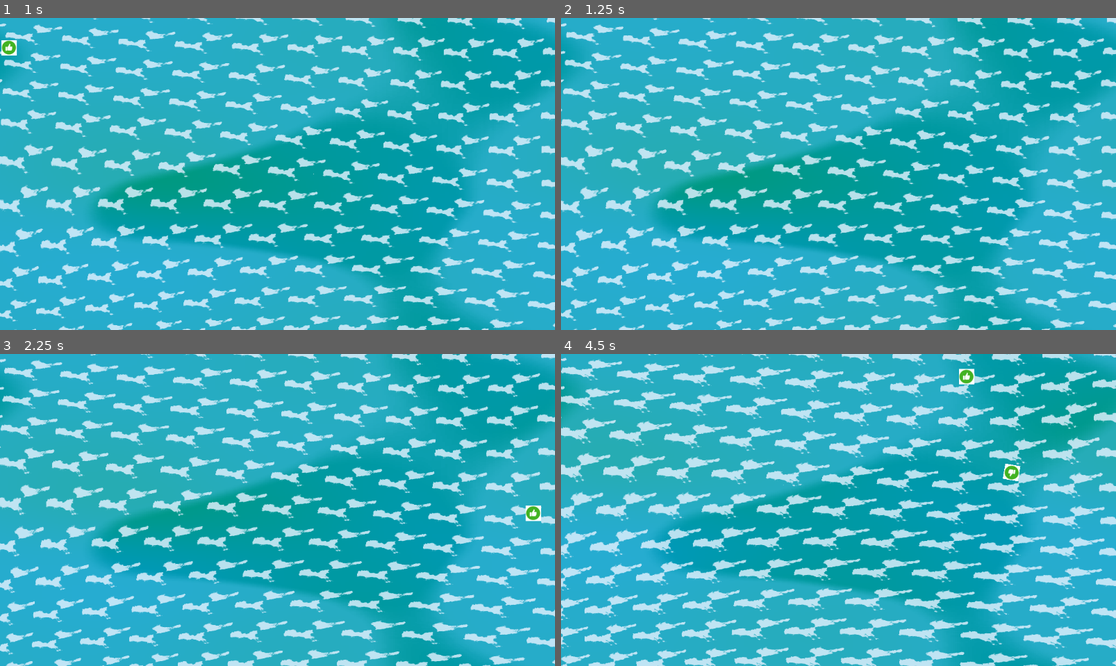
Above: before the commit, frames 1-4 (two rows, left to right).
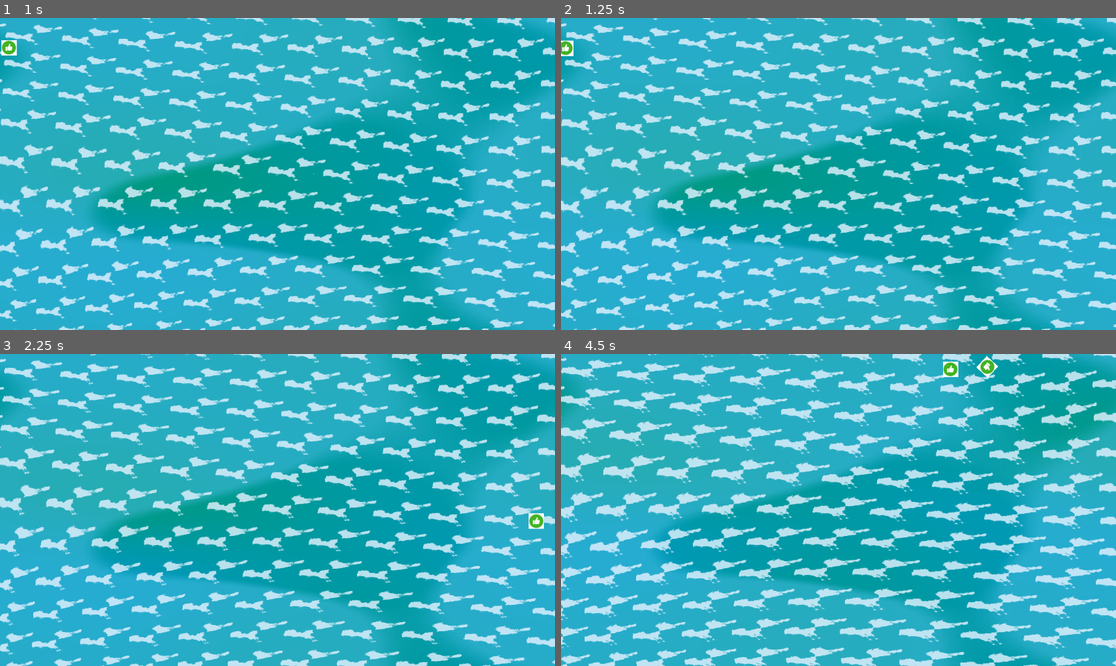
Above: after the commit, the same moments.

Repository: Of-Machines-and-Men/flotscum
Game: Godot game, scene res://scenes/levels/game_world.tscn
Same seed, same stepped clock (60 frames per second), same inputs: the game is played once before the commit and once after it.
Inputs (mouse positions are in pixels of both pictures, inside the frame that each line leads up to):
- Up to frame 1 (1 s): move the mouse to (399, 158) at 0.52 s; hold D (moveright) from 0.53 s (still down)
- Up to frame 2 (1.25 s): keep holding D (moveright)
- Up to frame 3 (2.25 s): move the mouse to (166, 525) at 1.27 s; release D (moveright) at 1.28 s; hold S (movedown) 1.28-2.03 s; move the mouse to (333, 441) at 2.02 s; hold D (moveright) from 2.03 s (still down)
- Up to frame 4 (4.5 s): move the mouse to (810, 572) at 2.77 s; release D (moveright) at 2.78 s; hold W (moveup) 2.78-3.53 s; move the mouse to (1005, 556) at 3.52 s; hold A (moveleft) from 3.53 s (still down); move the mouse to (672, 463) at 4.27 s

Frame 1 is identical in both runs. In frame 2, 0.1% of the frame differs, in the area x 0-64%, y 7-51%; in frame 3, 0.2%; in frame 4, 0.6%, in the area x 40-83%, y 0-43%.

Commit message:
Update game_world.tscn

Diff:
--- a/scenes/levels/game_world.tscn
+++ b/scenes/levels/game_world.tscn
@@ -81,8 +81,6 @@
 [node name="Camera2D" type="Camera2D" parent="." unique_id=1591346675]
 script = ExtResource("2_75bvq")
 target = NodePath("../RigidBody2D")
-box_size = Vector2(100, 50)
-speed_ramp = 10.0
 
 [node name="Entities" type="Node2D" parent="." unique_id=2140729309]
 
